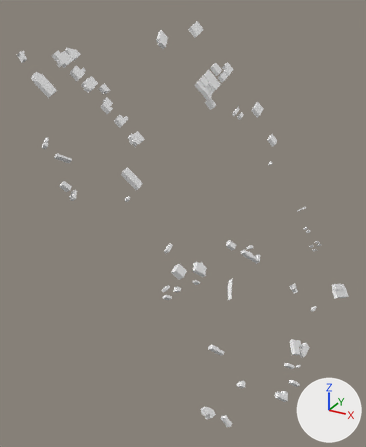
What one commit did to the glTF model foss4g-2025/public/premade-output/tileset/buildings/data/RC021.glb.
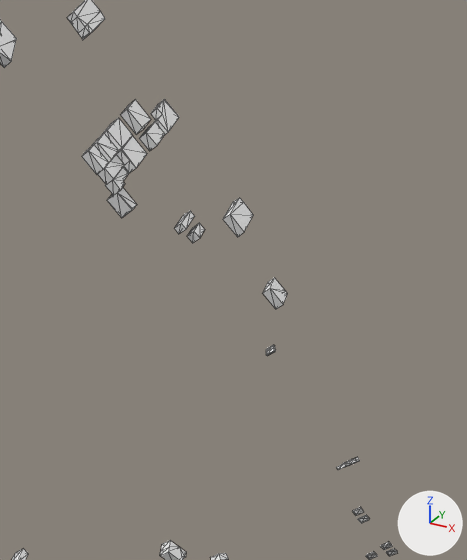
The first picture shows the older version from a camera (50 mm lens) standing at (-5088323.0, 465294.0, -3803926.0) and looking at (-5088684.0, 465950.0, -3804254.0). The close-ups show both versions on the part from 44% to 96% of the width and 5% to 56% of the height of that picture; other places that the commit changed are outside them. The axes (+X, +Y, +Z) are drawn at lower right. The lights are the same throughout. The close-ups show mesh edges as thin lines. Where no turn or scale is listed for an object, it has been applied to the vertices. Vertices at the same position are counted once.

Names of what the first close-up shows: 'node'.
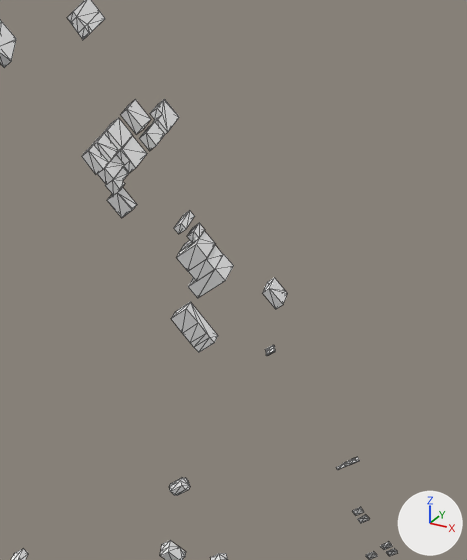
Where the newer file only moved an object's origin or applied its transform, the numbers keep the older frame.

Boxes (x1, y1, x2, y2) around the edits, measured in the close-ups (467 x 560 px):
part 1 of me_mesh_0, added: after (169, 478, 190, 496)
part 2 of me_mesh_0, added: after (171, 302, 218, 352)
part 3 of me_mesh_0, deleted: before (223, 198, 253, 237)
part 4 of me_mesh_0, built on: before (118, 136, 205, 237); after (118, 136, 234, 298)

What changed in the scene script:
```text
Change me_mesh_0:
    used by ob_node; location = (-5088638.0, 465984.5, -3804220.8)
    remove me_mesh_0.from_pydata(...)  # 1010 vertices, 1732 faces; spans x -211.0..188.0, y -259.0..261.0, z -259.0..261.0
    add me_mesh_0.from_pydata(...)  # 1056 vertices, 1808 faces; spans x -211.0..188.0, y -259.0..249.0, z -259.0..261.0
    me_mesh_0 part 1: a new loose piece of 16 vertices spanning x 7.0..21.0, y 28.0..38.0, z -44.0..-30.0, in mat_color_material
    me_mesh_0 part 2: a new loose piece of 14 vertices spanning x -39.0..-6.0, y 126.0..146.0, z 24.0..61.0, in mat_color_material
    me_mesh_0 part 3: the loose piece of 10 vertices spanning x -44.0..-24.0, y 227.0..261.0, z 89.0..115.0 is deleted
    me_mesh_0 part 4
    1 vertex is removed from x -88.0, y 145.0, z 163.0
    18 faces are deleted
    22 vertices are added at x -89.0..-21.0, y 145.0..204.0, z 57.0..163.0
    5 new vertices lie (3.0, -22.0, -6.0) away from vertices in x -43.0..-21.0, y 196.0..204.0, z 57.0..90.0
    58 new faces join them
```
